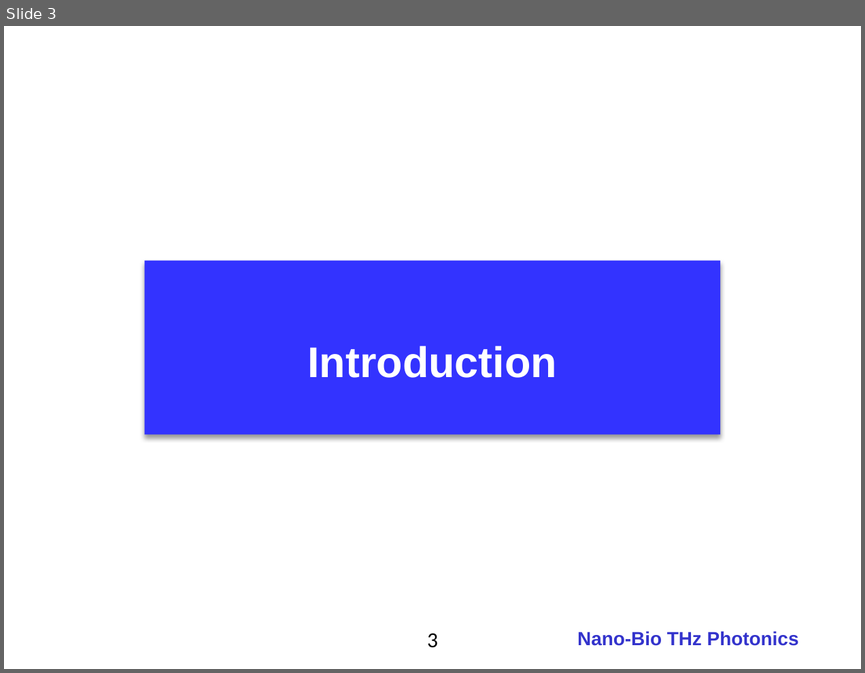
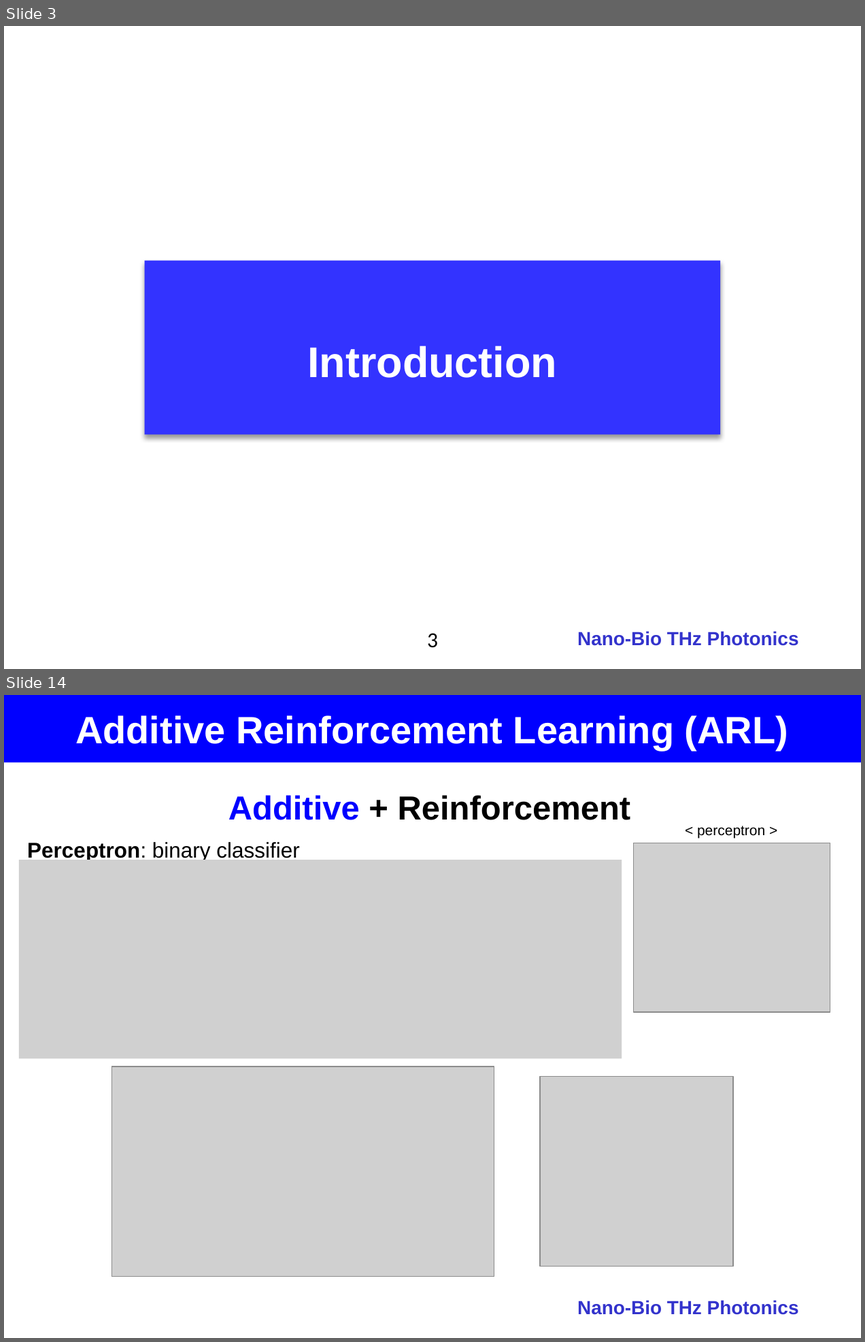
Before and after one commit to jglee96/NBTP_Lab, a slide deck: 개인/석사학위논문/Thesis_Presentation.pptx. Shown one above the other, each under a label of ours: slide 3 before the commit, slides 3 and 14 after it; the slides between them are not shown. The pictures are 865x673 and 865x1342 pixels, drawn with LibreOffice and Linux fonts; fonts in the diff are those of the drawing; grey boxes stand for pictures; background and template pictures are left out. Boxes give left, top, right and bottom in pixels: in the first picture for what was removed or moved away, otherwise in the second. Text is boxed around its words. In the diff, an @@ line names an element or a change of style, - is before the commit and + after.

```diff
--- a/개인/석사학위논문/Thesis_Presentation.pptx
+++ b/개인/석사학위논문/Thesis_Presentation.pptx
@@ slide 14 added at box(4, 695, 861, 1338), background #FFFFFF; not listed: 1 template element that a slide beside it also shows @@
@@ rectangle added at box(4, 695, 861, 763), fill #0000FF, 32 pt, text #FFFFFF, bold @@
+Additive Reinforcement Learning (ARL)
@@ text added at box(228, 795, 631, 820), 28 pt, text #000000, bold @@
+Additive + Reinforcement
@@ text added at box(697, 826, 765, 838), 12 pt, text #000000 @@
+< perceptron >
@@ text added at box(27, 842, 299, 862), 18 pt, text #000000 @@
+Perceptron: binary classifier
@@ picture added at box(634, 843, 830, 1012) @@
@@ picture added at box(18, 860, 621, 1058) @@
@@ picture added at box(112, 1066, 494, 1276) @@
@@ picture added at box(540, 1076, 732, 1266) @@
```
Also in this commit, not shown: 2 slides changed, 32 other slides added, 9 other files.
